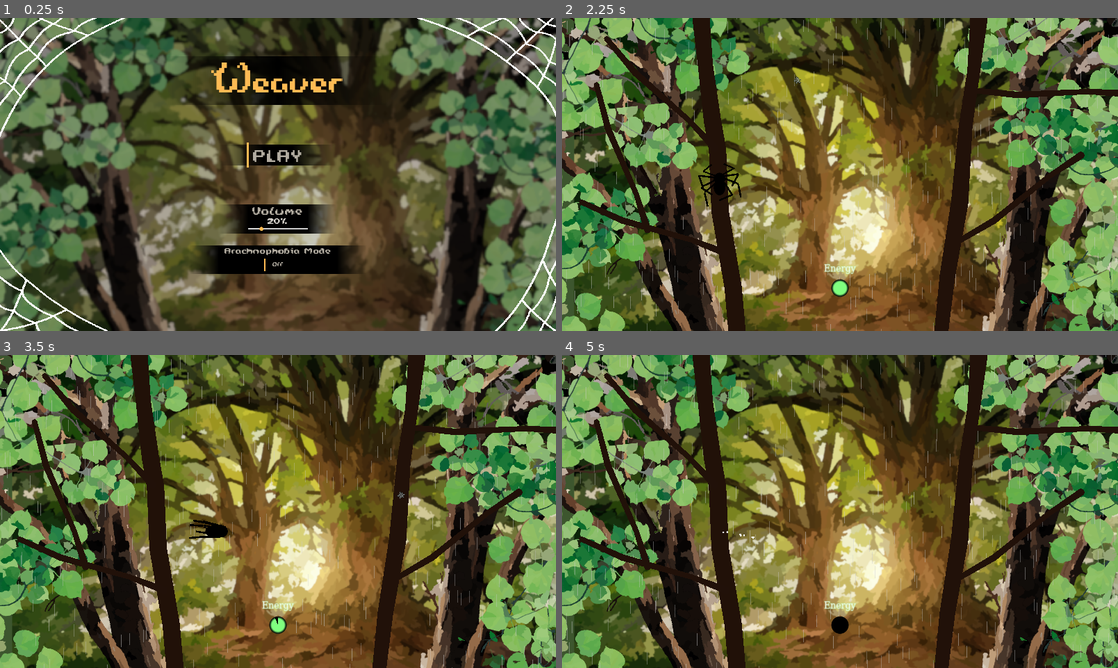
Above: before the commit, frames 1-4 (two rows, left to right).
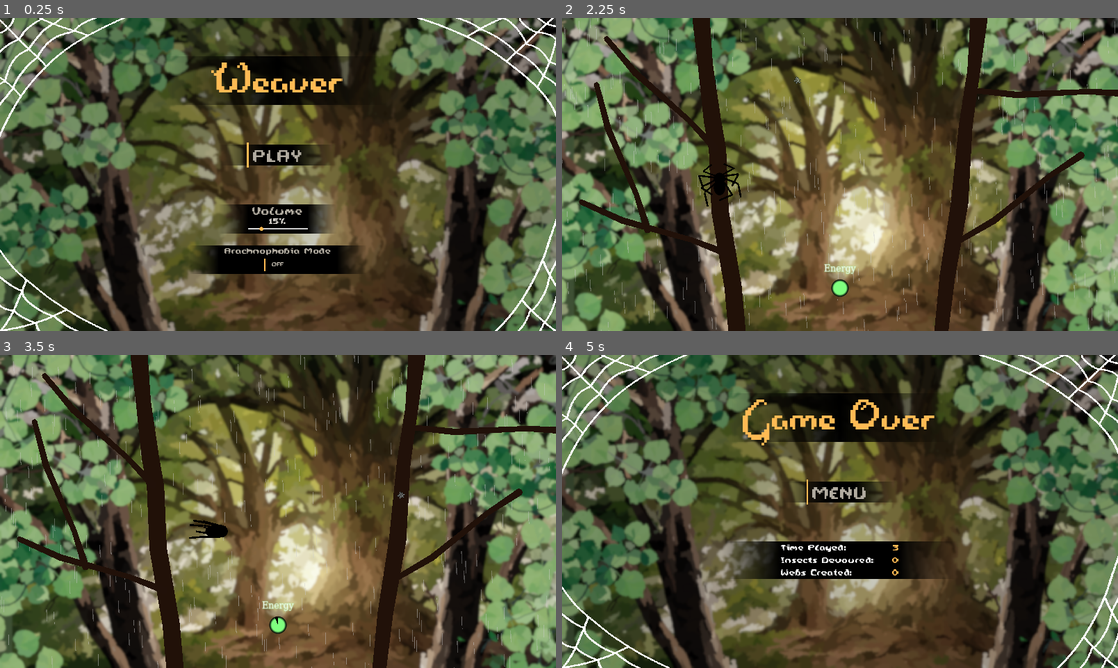
Above: after the commit, the same moments.

Repository: InRe-Dan/ld56
Game: Godot game, scene res://menus/main_menu.tscn
The game is run twice, just before and just after one commit, with the same random seed, the same clock (stepped at 60 frames per second) and the same inputs. The engine's default icon, where the game draws it, is replaced by a stand-in: a white triangle on a blue panel in a dark square.
Inputs (mouse positions are in pixels of both pictures, inside the frame that each line leads up to):
- Up to frame 1 (0.25 s): no input
- Up to frame 2 (2.25 s): click "Off" (after the commit: "OFF") at 0.5 s; click "ON" at 1.25 s; click "PLAY" at 2 s
- Up to frame 3 (3.5 s): move the mouse to (400, 495) at 2.77 s; hold D (move_right) from 2.78 s (still down); hold Right mouse button (destroy_web) from 2.78 s (still down); tap Space (jump) at 3.02 s
- Up to frame 4 (5 s): move the mouse to (728, 527) at 3.52 s; release D (move_right) at 3.53 s; release Right mouse button (destroy_web) at 3.53 s; hold S (move_down) 3.53-4.28 s; click (728, 527) at 3.6 s; tap Space (jump) at 3.77 s; move the mouse to (895, 442) at 4.27 s; hold D (move_right) from 4.28 s (still down); hold Right mouse button (destroy_web) from 4.28 s (still down)

The runs differ from the first frame. In frame 1, less than 0.1% of the frame differs, in the area x 48-52%, y 64-80%; in frame 2, 15%; in frame 3, 15%; in frame 4, 72%, in the area x 0-100%, y 0-100%.

Commit message:
Game over screen

Diff:
--- a/global.gd
+++ b/global.gd
@@ -1,6 +1,10 @@
 extends Node2D
-
 
 const web_length : float = 50.0
 
+var global_volume : float = 15.0
 var phobia_mode : bool = false
+
+var time_played : float = 0.0
+var insects_devoured : int = 0
+var webs_created : int = 0
--- a/insects/insect.gd
+++ b/insects/insect.gd
@@ -74,6 +74,7 @@
 
 
 func kill(blood_splatter_dir : Vector2) -> void:
+	Global.insects_devoured += 1
 	$Blood.direction = blood_splatter_dir
 	$Blood.emitting = true
 	$Blood.finished.connect($Blood.queue_free)
--- a/insects/insect.tscn
+++ b/insects/insect.tscn
@@ -62,7 +62,7 @@
 
 [node name="Blood" type="CPUParticles2D" parent="."]
 emitting = false
-amount = 50
+amount = 20
 one_shot = true
 explosiveness = 1.0
 texture = SubResource("GradientTexture2D_kfsrl")
@@ -73,7 +73,7 @@
 initial_velocity_max = 248.61
 angle_min = 39.2
 angle_max = 278.5
-scale_amount_max = 6.52
+scale_amount_max = 3.0
 color_ramp = SubResource("Gradient_ainn8")
 
 [node name="Hurtbox" type="Area2D" parent="."]
--- /dev/null
+++ b/menus/game_over.gd
@@ -0,0 +1,19 @@
+extends Control
+
+const greatest_stat_value : int = 999
+
+@onready var time_stat : Label = $VBoxContainer/Stats/VBoxContainer/TimePlayed/Value
+@onready var devour_stat : Label = $VBoxContainer/Stats/VBoxContainer/InsectsDevoured/Value
+@onready var webs_stat : Label = $VBoxContainer/Stats/VBoxContainer/WebsCreated/Value
+
+
+## Called when this node enters the scene tree for the first time
+func _ready() -> void:
+	time_stat.text = str(min(greatest_stat_value, round(Global.time_played)))
+	devour_stat.text = str(min(greatest_stat_value, Global.insects_devoured))
+	webs_stat.text = str(min(greatest_stat_value, Global.webs_created))
+
+
+## Main menu button pressed
+func _on_menu_button_pressed() -> void:
+	get_tree().change_scene_to_file("res://menus/main_menu.tscn")
--- /dev/null
+++ b/menus/game_over.tscn
@@ -0,0 +1,247 @@
+[gd_scene load_steps=16 format=3 uid="uid://brhwb7l7lrnxs"]
+
+[ext_resource type="Theme" uid="uid://hho5m4qd8ohe" path="res://resources/theme/main.tres" id="1_jvn0s"]
+[ext_resource type="Script" path="res://menus/game_over.gd" id="2_y2u1g"]
+[ext_resource type="Texture2D" uid="uid://cyfy7gcikdkv5" path="res://assets/background_2.png" id="3_b11a3"]
+[ext_resource type="Texture2D" uid="uid://bk08bwsv6oc7i" path="res://assets/web_border.png" id="4_5oeln"]
+[ext_resource type="FontFile" uid="uid://dtxv5fan8134q" path="res://resources/theme/fonts/Not Jam Signature 21.ttf" id="5_fuj8u"]
+[ext_resource type="FontFile" uid="uid://b0gt7i5501rrl" path="res://resources/theme/fonts/NotJamScrawl12.ttf" id="6_f3n3r"]
+
+[sub_resource type="Gradient" id="Gradient_23x0y"]
+offsets = PackedFloat32Array(0.3, 0.5, 0.7)
+colors = PackedColorArray(0, 0, 0, 0, 0, 0, 0, 1, 0, 0, 0, 0)
+metadata/_snap_enabled = true
+
+[sub_resource type="GradientTexture1D" id="GradientTexture1D_wu63y"]
+gradient = SubResource("Gradient_23x0y")
+width = 512
+
+[sub_resource type="Gradient" id="Gradient_dric6"]
+offsets = PackedFloat32Array(0.1, 0.4, 0.6, 0.9)
+colors = PackedColorArray(0, 0, 0, 0, 0, 0, 0, 1, 0, 0, 0, 1, 0, 0, 0, 0)
+metadata/_snap_enabled = true
+
+[sub_resource type="GradientTexture1D" id="GradientTexture1D_huigv"]
+gradient = SubResource("Gradient_dric6")
+width = 512
+
+[sub_resource type="StyleBoxLine" id="StyleBoxLine_syjvi"]
+content_margin_left = 20.0
+content_margin_top = 4.0
+content_margin_right = 20.0
+content_margin_bottom = 4.0
+color = Color(1, 0.8, 0.5, 1)
+thickness = 8
+vertical = true
+
+[sub_resource type="StyleBoxLine" id="StyleBoxLine_yuu4k"]
+content_margin_left = 20.0
+content_margin_top = 4.0
+content_margin_right = 20.0
+content_margin_bottom = 4.0
+color = Color(1, 0.86, 0.65, 1)
+thickness = 10
+vertical = true
+
+[sub_resource type="StyleBoxLine" id="StyleBoxLine_kdcgq"]
+content_margin_left = 20.0
+content_margin_top = 4.0
+content_margin_right = 20.0
+content_margin_bottom = 4.0
+color = Color(1, 0.733333, 0.329412, 1)
+thickness = 6
+vertical = true
+
+[sub_resource type="Gradient" id="Gradient_wuv11"]
+offsets = PackedFloat32Array(0.1, 0.3, 0.7, 0.9)
+colors = PackedColorArray(0, 0, 0, 0, 0, 0, 0, 1, 0, 0, 0, 1, 0, 0, 0, 0)
+metadata/_snap_enabled = true
+
+[sub_resource type="GradientTexture1D" id="GradientTexture1D_bu1gb"]
+gradient = SubResource("Gradient_wuv11")
+width = 1024
+
+[node name="GameOver" type="Control"]
+texture_filter = 1
+layout_mode = 3
+anchors_preset = 15
+anchor_right = 1.0
+anchor_bottom = 1.0
+grow_horizontal = 2
+grow_vertical = 2
+theme = ExtResource("1_jvn0s")
+script = ExtResource("2_y2u1g")
+
+[node name="Backdrop" type="TextureRect" parent="."]
+modulate = Color(0.8, 0.8, 0.8, 1)
+layout_mode = 0
+offset_right = 721.0
+offset_bottom = 540.0
+texture = ExtResource("3_b11a3")
+
+[node name="Border" type="TextureRect" parent="."]
+layout_mode = 1
+anchors_preset = 15
+anchor_right = 1.0
+anchor_bottom = 1.0
+grow_horizontal = 2
+grow_vertical = 2
+texture = ExtResource("4_5oeln")
+
+[node name="VBoxContainer" type="VBoxContainer" parent="."]
+layout_mode = 1
+anchors_preset = 15
+anchor_right = 1.0
+anchor_bottom = 1.0
+grow_horizontal = 2
+grow_vertical = 2
+
+[node name="Spacer" type="Control" parent="VBoxContainer"]
+custom_minimum_size = Vector2(0, 128)
+layout_mode = 2
+
+[node name="Title" type="TextureRect" parent="VBoxContainer"]
+custom_minimum_size = Vector2(0, 168)
+layout_mode = 2
+texture = SubResource("GradientTexture1D_wu63y")
+
+[node name="Label" type="Label" parent="VBoxContainer/Title"]
+layout_mode = 1
+anchors_preset = 15
+anchor_right = 1.0
+anchor_bottom = 1.0
+grow_horizontal = 2
+grow_vertical = 2
+theme_override_colors/font_color = Color(1, 0.732, 0.33, 1)
+theme_override_fonts/font = ExtResource("5_fuj8u")
+theme_override_font_sizes/font_size = 189
+text = "Game Over"
+horizontal_alignment = 1
+
+[node name="Spacer2" type="Control" parent="VBoxContainer"]
+custom_minimum_size = Vector2(0, 128)
+layout_mode = 2
+
+[node name="MenuButton" type="TextureRect" parent="VBoxContainer"]
+custom_minimum_size = Vector2(256, 72)
+layout_mode = 2
+size_flags_horizontal = 4
+texture = SubResource("GradientTexture1D_huigv")
+
+[node name="MenuButton" type="Button" parent="VBoxContainer/MenuButton"]
+layout_mode = 1
+anchors_preset = 8
+anchor_left = 0.5
+anchor_top = 0.5
+anchor_right = 0.5
+anchor_bottom = 0.5
+offset_left = -106.5
+offset_top = -40.5
+offset_right = 106.5
+offset_bottom = 40.5
+grow_horizontal = 2
+grow_vertical = 2
+size_flags_horizontal = 4
+focus_mode = 0
+theme_override_colors/font_hover_color = Color(0.85, 0.835833, 0.8075, 1)
+theme_override_colors/font_pressed_color = Color(1, 1, 1, 1)
+theme_override_colors/font_color = Color(0.7, 0.676667, 0.63, 1)
+theme_override_fonts/font = ExtResource("6_f3n3r")
+theme_override_font_sizes/font_size = 72
+theme_override_styles/hover = SubResource("StyleBoxLine_syjvi")
+theme_override_styles/pressed = SubResource("StyleBoxLine_yuu4k")
+theme_override_styles/normal = SubResource("StyleBoxLine_kdcgq")
+text = "MENU"
+
+[node name="Spacer3" type="Control" parent="VBoxContainer"]
+custom_minimum_size = Vector2(0, 128)
+layout_mode = 2
+
+[node name="Stats" type="TextureRect" parent="VBoxContainer"]
+custom_minimum_size = Vector2(256, 128)
+layout_mode = 2
+size_flags_horizontal = 4
+texture = SubResource("GradientTexture1D_bu1gb")
+
+[node name="VBoxContainer" type="VBoxContainer" parent="VBoxContainer/Stats"]
+layout_mode = 1
+anchors_preset = -1
+anchor_left = 0.3
+anchor_right = 0.7
+anchor_bottom = 1.0
+grow_horizontal = 2
+grow_vertical = 2
+
+[node name="TimePlayed" type="HBoxContainer" parent="VBoxContainer/Stats/VBoxContainer"]
+custom_minimum_size = Vector2(0, 36)
+layout_mode = 2
+
+[node name="Label" type="Label" parent="VBoxContainer/Stats/VBoxContainer/TimePlayed"]
+custom_minimum_size = Vector2(0, 18)
+layout_mode = 2
+theme_override_fonts/font = ExtResource("6_f3n3r")
+theme_override_font_sizes/font_size = 36
+text = "Time Played:"
+
+[node name="Spacer" type="Control" parent="VBoxContainer/Stats/VBoxContainer/TimePlayed"]
+layout_mode = 2
+size_flags_horizontal = 3
+
+[node name="Value" type="Label" parent="VBoxContainer/Stats/VBoxContainer/TimePlayed"]
+custom_minimum_size = Vector2(0, 18)
+layout_mode = 2
+theme_override_colors/font_color = Color(1, 0.733333, 0.329412, 1)
+theme_override_fonts/font = ExtResource("6_f3n3r")
+theme_override_font_sizes/font_size = 36
+text = "000"
+horizontal_alignment = 2
+
+[node name="InsectsDevoured" type="HBoxContainer" parent="VBoxContainer/Stats/VBoxContainer"]
+custom_minimum_size = Vector2(0, 36)
+layout_mode = 2
+
+[node name="Label" type="Label" parent="VBoxContainer/Stats/VBoxContainer/InsectsDevoured"]
+custom_minimum_size = Vector2(0, 18)
+layout_mode = 2
+theme_override_fonts/font = ExtResource("6_f3n3r")
+theme_override_font_sizes/font_size = 36
+text = "Insects Devoured:"
+
+[node name="Spacer" type="Control" parent="VBoxContainer/Stats/VBoxContainer/InsectsDevoured"]
+layout_mode = 2
+size_flags_horizontal = 3
+
+[node name="Value" type="Label" parent="VBoxContainer/Stats/VBoxContainer/InsectsDevoured"]
+custom_minimum_size = Vector2(0, 18)
+layout_mode = 2
+theme_override_colors/font_color = Color(1, 0.733333, 0.329412, 1)
+theme_override_fonts/font = ExtResource("6_f3n3r")
+theme_override_font_sizes/font_size = 36
+text = "000"
+horizontal_alignment = 2
+
+[node name="WebsCreated" type="HBoxContainer" parent="VBoxContainer/Stats/VBoxContainer"]
+custom_minimum_size = Vector2(0, 36)
+layout_mode = 2
+
+[node name="Label" type="Label" parent="VBoxContainer/Stats/VBoxContainer/WebsCreated"]
+custom_minimum_size = Vector2(0, 18)
+layout_mode = 2
+theme_override_fonts/font = ExtResource("6_f3n3r")
+theme_override_font_sizes/font_size = 36
+text = "Webs Created:"
+
+[node name="Spacer" type="Control" parent="VBoxContainer/Stats/VBoxContainer/WebsCreated"]
+layout_mode = 2
+size_flags_horizontal = 3
+
+[node name="Value" type="Label" parent="VBoxContainer/Stats/VBoxContainer/WebsCreated"]
+custom_minimum_size = Vector2(0, 18)
+layout_mode = 2
+theme_override_colors/font_color = Color(1, 0.733333, 0.329412, 1)
+theme_override_fonts/font = ExtResource("6_f3n3r")
+theme_override_font_sizes/font_size = 36
+text = "000"
+horizontal_alignment = 2
+
+[connection signal="pressed" from="VBoxContainer/MenuButton/MenuButton" to="." method="_on_menu_button_pressed"]
--- a/menus/main_menu.gd
+++ b/menus/main_menu.gd
@@ -7,8 +7,12 @@
 
 ## Node entered the scene tree for the first time
 func _ready() -> void:
-	AudioServer.set_bus_volume_db(0, linear_to_db(volume_slider.value/volume_slider.max_value))
-	volume_label.text = str(round(volume_slider.value)) + "%"
+	AudioServer.set_bus_volume_db(0, linear_to_db(Global.global_volume/volume_slider.max_value))
+	volume_label.text = str(round(Global.global_volume)) + "%"
+	if Global.phobia_mode:
+		phobia_button.text = "ON"
+	else:
+		phobia_button.text = "OFF"
 
 
 ## Play button pressed
@@ -18,6 +22,7 @@
 
 ## Volume slider adjusted
 func _on_volume_value_changed(value: float) -> void:
+	Global.global_volume = value
 	volume_label.text = str(round(value)) + "%"
 	AudioServer.set_bus_volume_db(0, linear_to_db(value/volume_slider.max_value))
 
--- a/menus/main_menu.tscn
+++ b/menus/main_menu.tscn
@@ -107,7 +107,7 @@
 gradient = SubResource("Gradient_oi0wb")
 width = 1024
 
-[node name="Main Menu" type="Control"]
+[node name="MainMenu" type="Control"]
 texture_filter = 1
 layout_mode = 3
 anchors_preset = 15
--- a/spider/spider.gd
+++ b/spider/spider.gd
@@ -10,8 +10,8 @@
 	set(x):
 		energy = clamp(x, 0, energy_cap)
 		if energy == 0:
-			# TODO
-			print("GAME OVER!!!")
+			var tree = get_tree()
+			game_over.call_deferred(tree)
 
 const damping: float = 4.0
 
@@ -35,6 +35,11 @@
 @onready var legs : Array[Node] = $Legs/LegTargets.get_children()
 
 
+## Ends the game
+func game_over(tree : SceneTree) -> void:
+	tree.change_scene_to_file("res://menus/game_over.tscn")
+
+
 ## Called when the node enters the scene tree for the first time
 func _ready() -> void:
 	# Configure lengths of rays
@@ -50,6 +55,8 @@
 
 ## Called every physics frame
 func _physics_process(delta: float) -> void:
+	Global.time_played += delta
+
 	energy -= delta
 	# Get input vector
 	var input_vector = Vector2(Input.get_axis("move_left", "move_right"), Input.get_axis("move_up", "move_down")).normalized()
--- a/web/web_factory.gd
+++ b/web/web_factory.gd
@@ -118,6 +118,8 @@
 		start_joint = new_joint
 		distance -= new_web_length
 
+	Global.webs_created += 1
+
 
 ## Creates a new web segment
 func _create_web_segment(length : float, point_a : WebJoint, point_b : WebJoint = null) -> void:
--- a/world/world.gd
+++ b/world/world.gd
@@ -6,6 +6,10 @@
 
 ## Called when the node enters the scene tree for the first time.
 func _ready() -> void:
+	Global.time_played = 0.0
+	Global.insects_devoured = 0
+	Global.webs_created = 0
+
 	if Global.phobia_mode:
 		spider.get_node("Legs").visible = false
 		spider.get_node("Body").visible = false
--- a/world/world.tscn
+++ b/world/world.tscn
@@ -4,8 +4,8 @@
 [ext_resource type="PackedScene" uid="uid://dqyqlpicgb0dq" path="res://web/web_factory.tscn" id="2_u3u5w"]
 [ext_resource type="Script" path="res://insects/data/mob_data.gd" id="3_ivcbe"]
 [ext_resource type="PackedScene" uid="uid://d3ud2rqlsvy6p" path="res://spider/spider.tscn" id="3_pypjb"]
-[ext_resource type="Texture2D" uid="uid://bxw34dyx2cgac" path="res://assets/background_1.png" id="4_2hkic"]
 [ext_resource type="Resource" uid="uid://cq0t7gbt2mrw3" path="res://insects/data/fly_data.tres" id="4_ytwgf"]
+[ext_resource type="Texture2D" uid="uid://cyfy7gcikdkv5" path="res://assets/background_2.png" id="6_qy8av"]
 [ext_resource type="PackedScene" uid="uid://2kdgbkrdrcu7" path="res://insects/spawner/mob_spawner.tscn" id="7_8wlli"]
 [ext_resource type="PackedScene" uid="uid://523036m0xuf1" path="res://menus/game_ui.tscn" id="10_y58tq"]
 [ext_resource type="Shader" path="res://world/Rain.gdshader" id="11_pcwd8"]
@@ -32,7 +32,7 @@
 
 [sub_resource type="ShaderMaterial" id="ShaderMaterial_wf2re"]
 shader = ExtResource("11_pcwd8")
-shader_parameter/rain_amount = 1000.0
+shader_parameter/rain_amount = 300.0
 shader_parameter/near_rain_length = 0.04
 shader_parameter/far_rain_length = 0.04
 shader_parameter/near_rain_width = 0.5
@@ -42,7 +42,7 @@
 shader_parameter/rain_color = Color(0.8, 0.8, 0.8, 1)
 shader_parameter/base_rain_speed = 1.0
 shader_parameter/additional_rain_speed = 0.1
-shader_parameter/slant = 4.75e-08
+shader_parameter/slant = 0.02
 
 [sub_resource type="Curve" id="Curve_l8ggl"]
 _data = [Vector2(0, 1), 0.0, 0.0, 0, 0, Vector2(0.166096, 0.864721), 0.0, 0.0, 0, 0, Vector2(0.291667, 1), 0.0, 0.0, 0, …(192 unchanged characters)…
@@ -97,7 +97,7 @@
 
 [node name="Backdrop" type="Sprite2D" parent="."]
 material = SubResource("ShaderMaterial_wf2re")
-texture = ExtResource("4_2hkic")
+texture = ExtResource("6_qy8av")
 centered = false
 
 [node name="Trees" type="Node2D" parent="."]
